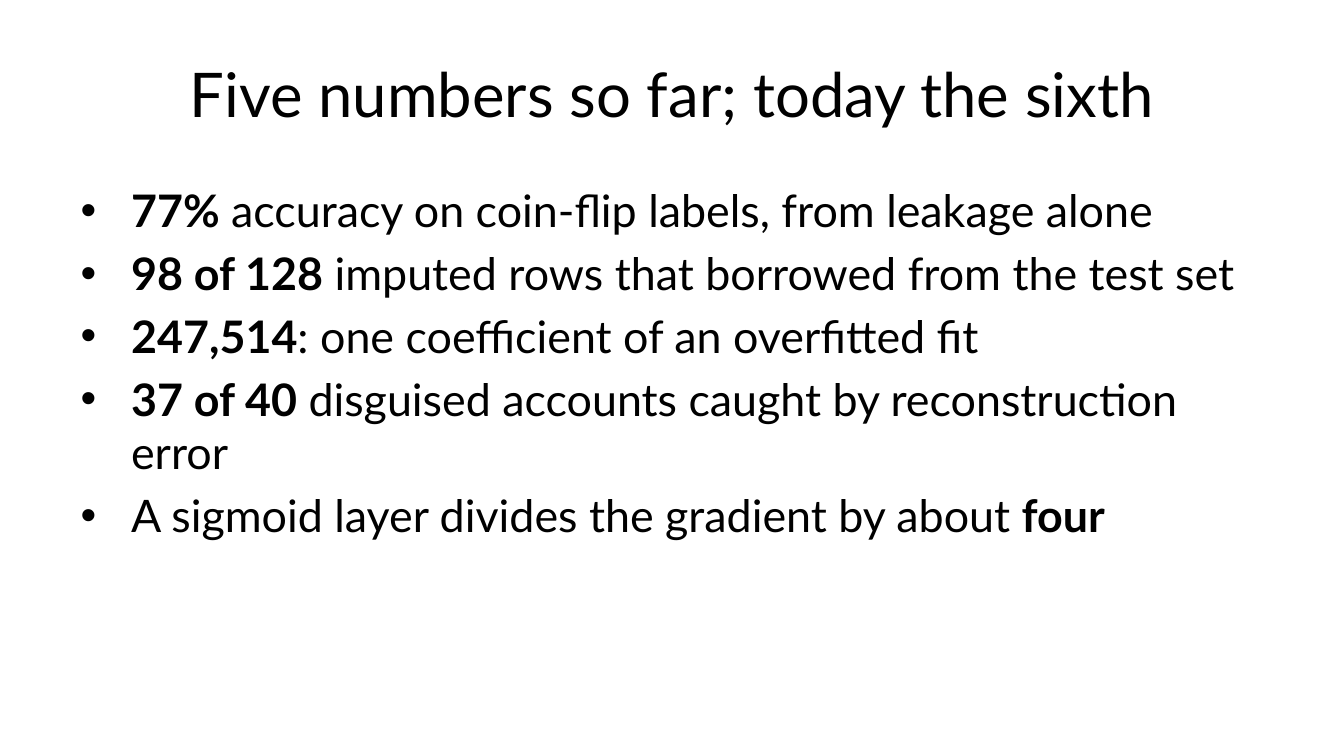
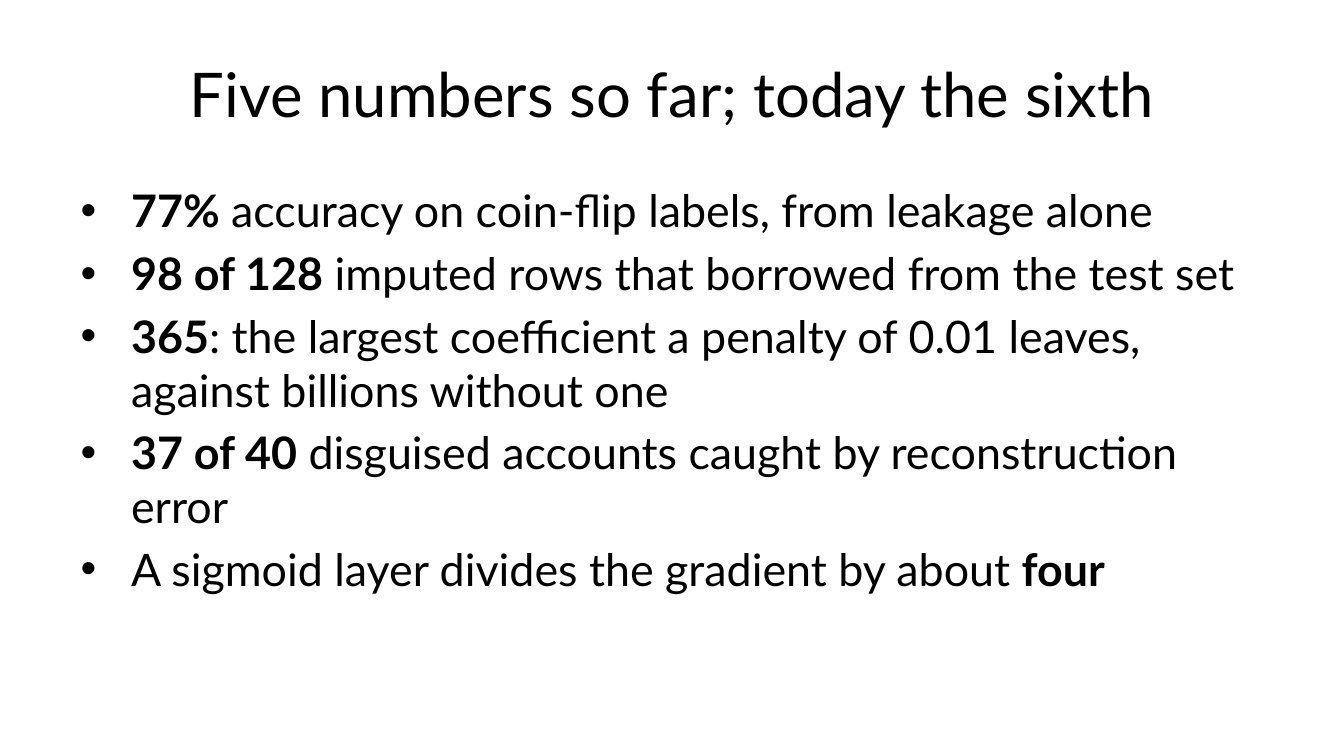
Before and after one commit to fabioantonini/technologies-for-artificial-intelligence, a slide deck: slide 8 of Lessons/10_convolutional_networks/Slides/convolutional_networks_slides.pptx. Drawn at 1344x756 pixels with LibreOffice and Linux fonts; fonts in the diff are those of the drawing; background and template pictures are left out. Boxes give left, top, right and bottom in pixels: in the first picture for what was removed or moved away, otherwise in the second. Text is boxed around its words. In the diff, an @@ line names an element or a change of style, - is before the commit and + after.

```diff
--- a/Lessons/10_convolutional_networks/Slides/convolutional_networks_slides.pptx
+++ b/Lessons/10_convolutional_networks/Slides/convolutional_networks_slides.pptx
@@ text at [131, 320, 1141, 416]: text changed @@
-• 247,514: one coefficient of an overfitted fit
+• 365: the largest coefficient a penalty of 0.01 leaves, against billions without one
```
Also in this commit, not shown: 19 other files.
